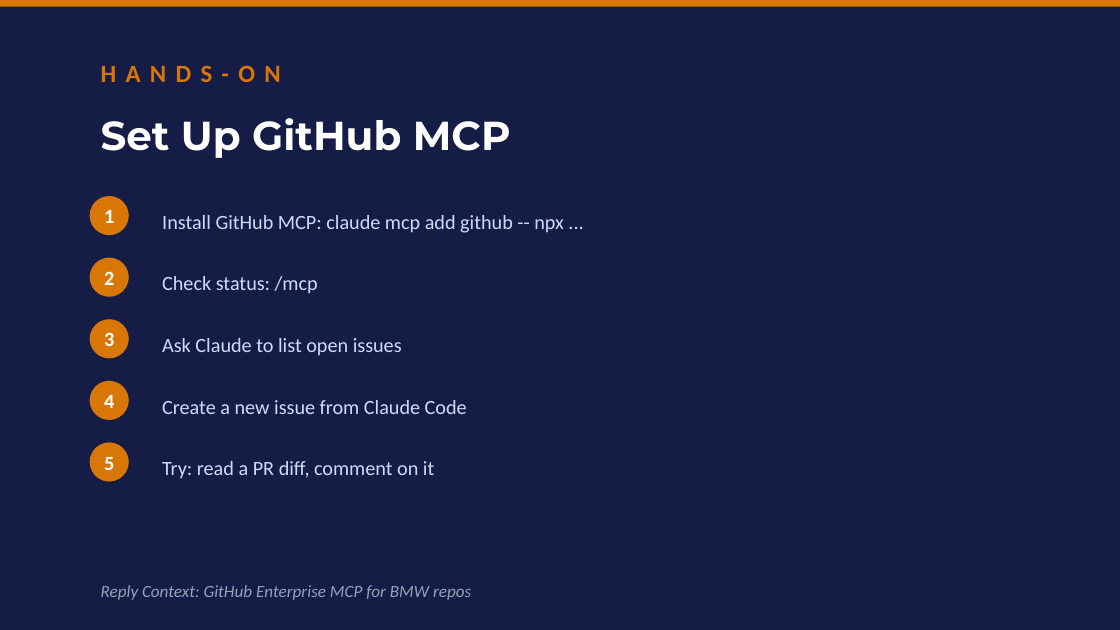
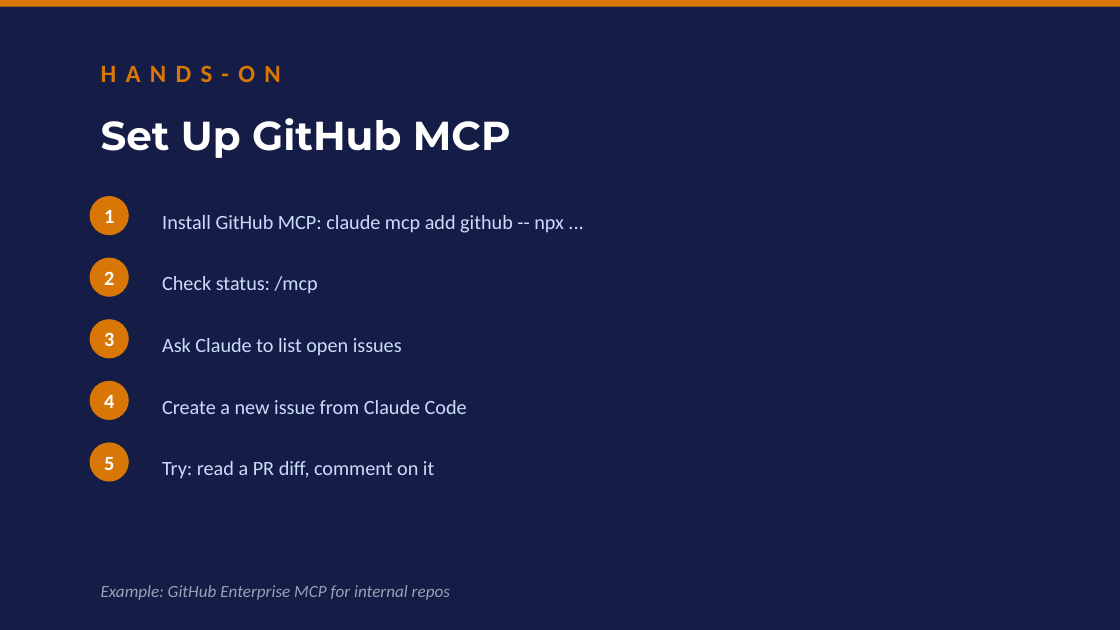
Before and after one commit to clusterreplyDE/claude_workshop, a slide deck: slide 30 of slides/workshop.pptx (slide 29 before the commit). Drawn at 1120x630 pixels with LibreOffice and Linux fonts; fonts in the diff are those of the drawing. Boxes give left, top, right and bottom in pixels: in the first picture for what was removed or moved away, otherwise in the second. Text is boxed around its words. In the diff, an @@ line names an element or a change of style, - is before the commit and + after.

```diff
--- a/slides/workshop.pptx
+++ b/slides/workshop.pptx
@@ text at (101,585,450,600): text changed @@
-Reply Context: GitHub Enterprise MCP for BMW repos
+Example: GitHub Enterprise MCP for internal repos
```
Also in this commit, not shown: 31 other slides changed, 4 slides added, 3 slides removed, 27 other files.
